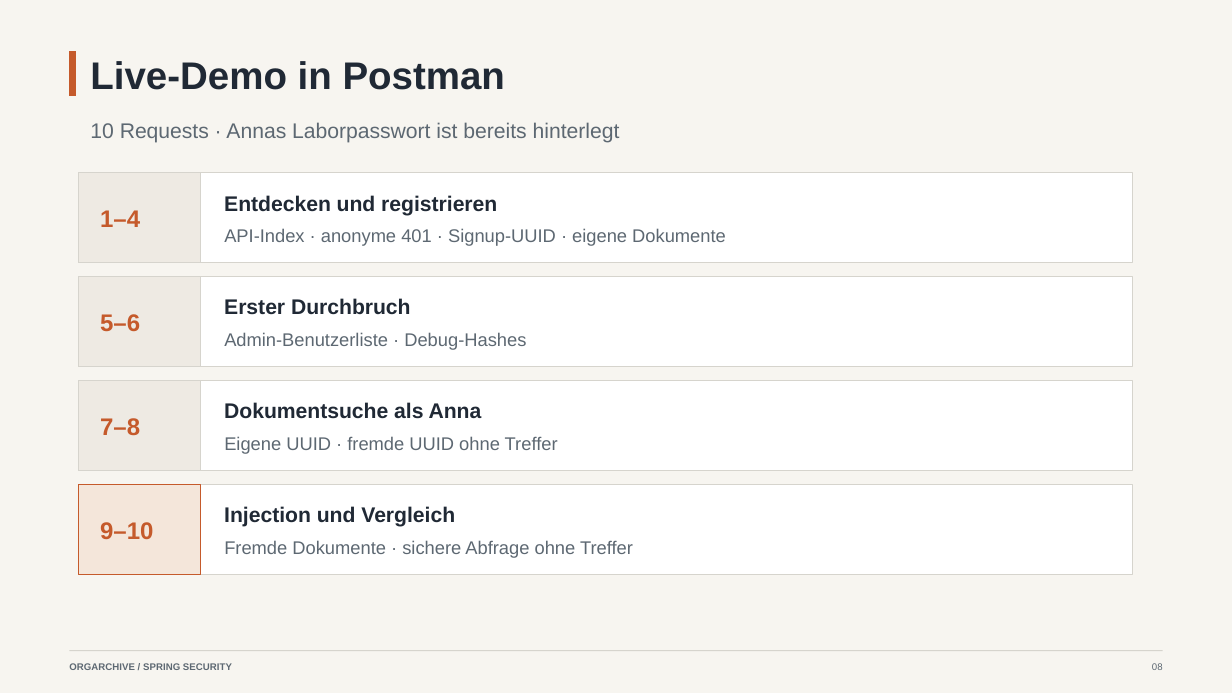
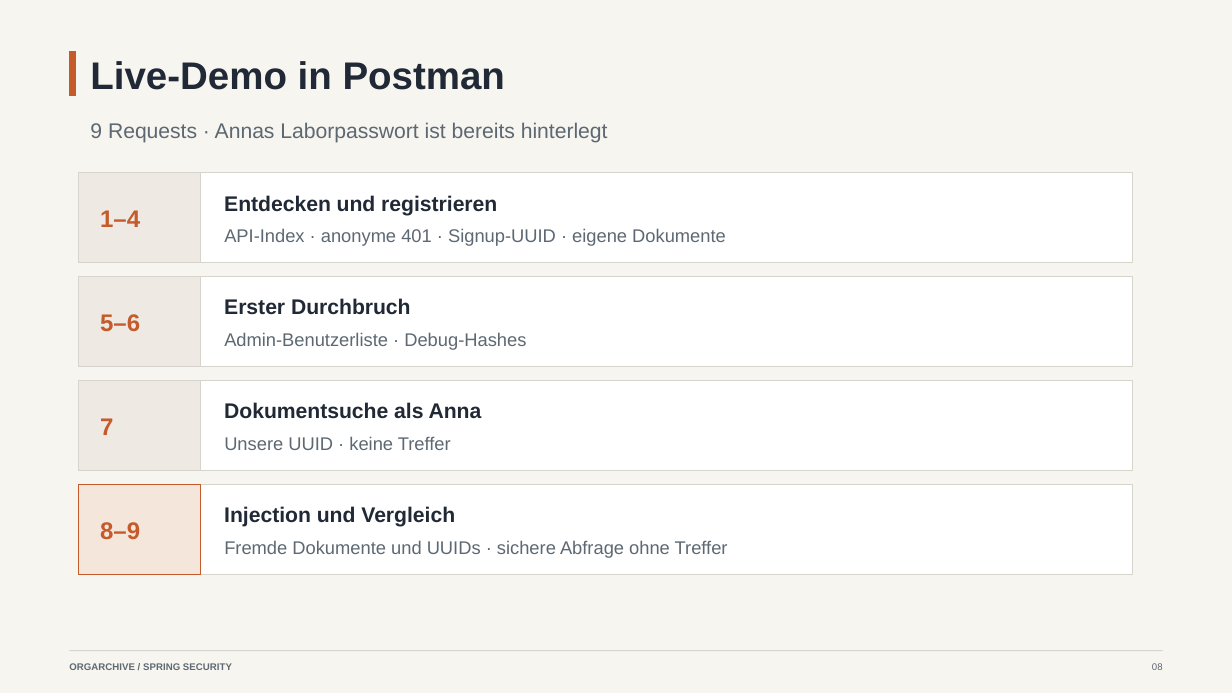
Before and after one commit to andrey94308/spring-came-to-the-party, a slide deck: slide 8 of presentation/spring_knowledge_sharing_editable_orgarchive.pptx. Drawn at 1232x693 pixels with LibreOffice and Linux fonts; fonts in the diff are those of the drawing. Boxes give left, top, right and bottom in pixels: in the first picture for what was removed or moved away, otherwise in the second. Text is boxed around its words. In the diff, an @@ line names an element or a change of style, - is before the commit and + after.

Commit message:
fix: remove organizationUuid from users endpoint

```diff
--- a/presentation/spring_knowledge_sharing_editable_orgarchive.pptx
+++ b/presentation/spring_knowledge_sharing_editable_orgarchive.pptx
@@ text at <box>90,122,608,143</box>: text changed @@
-10 Requests · Annas Laborpasswort ist bereits hinterlegt
+9 Requests · Annas Laborpasswort ist bereits hinterlegt
@@ text at <box>100,418,113,435</box>: text changed @@
-7–8
+7
@@ text at <box>224,436,451,450</box>: text changed @@
-Eigene UUID · fremde UUID ohne Treffer
+Unsere UUID · keine Treffer
@@ text at <box>100,522,140,539</box>: text changed @@
-9–10
+8–9
@@ text at <box>224,540,728,558</box>: text changed @@
-Fremde Dokumente · sichere Abfrage ohne Treffer
+Fremde Dokumente und UUIDs · sichere Abfrage ohne Treffer
```
Also in this commit, not shown: 2 other slides changed, 13 other files.
